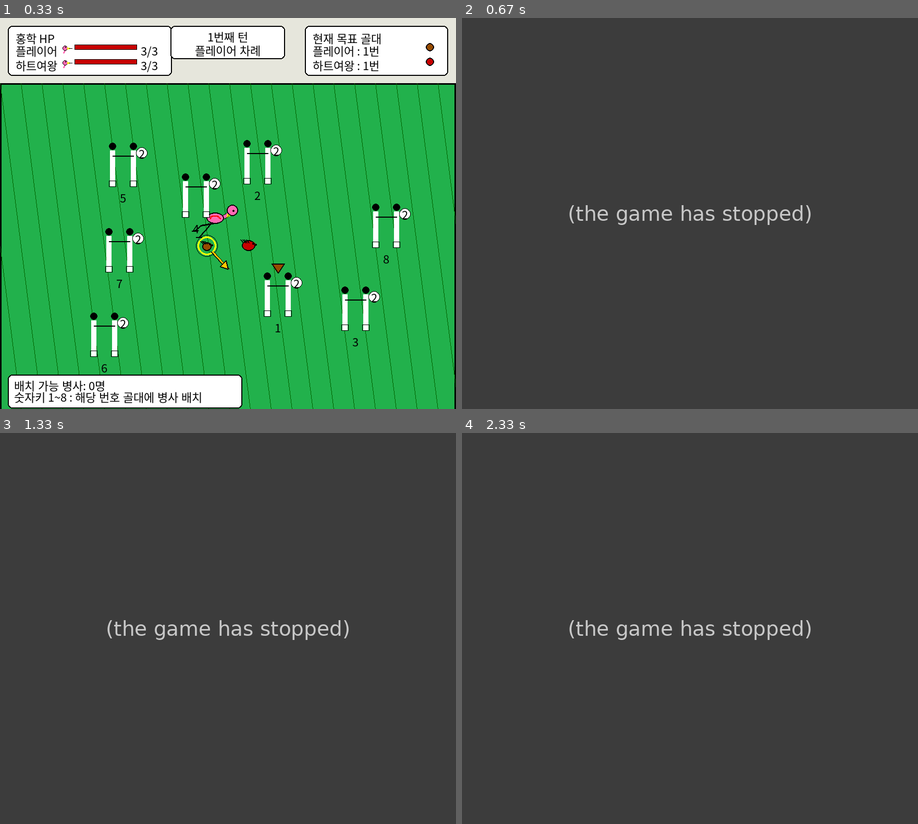
Above: before the commit, frames 1-4 (two rows, left to right).
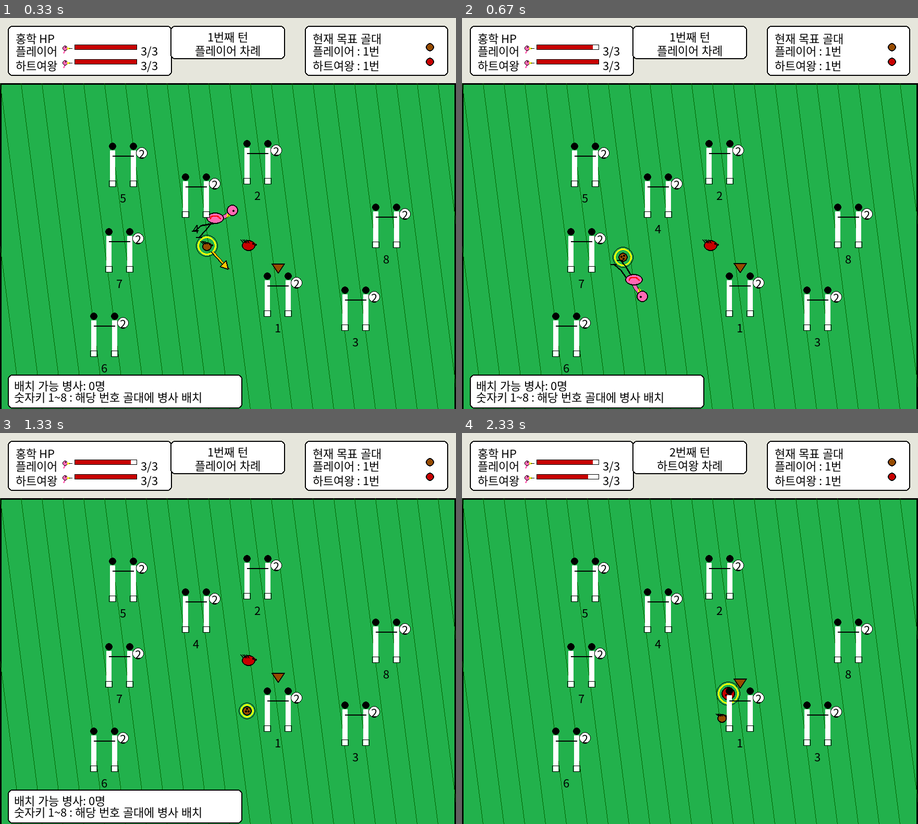
Above: after the commit, the same moments.

Repository: Is-This-Merge/NEIS
Game: pygame game, started from main.py
Two runs of this game, one before a commit and one after it. Both use one fixed random seed, a clock stepped at 60 frames per second and the inputs below.
Inputs (mouse positions are in pixels of both pictures, inside the frame that each line leads up to):
- Up to frame 1 (0.33 s): no input
- Up to frame 2 (0.67 s): click (835, 201) at 0.38 s
- Up to frame 3 (1.33 s): press the mouse at (373, 616) at 0.7 s; move the mouse to (223, 577) at 0.8 s; release the mouse at (72, 534) at 0.93 s
- Up to frame 4 (2.33 s): click "1번째 턴" at 1.55 s

Frame 1 is identical in both runs. In frame 2, 100% of the frame differs, in the area x 0-100%, y 0-100%; in frame 3, 100%; in frame 4, 100%.
Error before the commit: TypeError: Flamingo.release_charge() takes 1 positional argument but 2 were given (GamePlaye...; the game stopped at 0.43 s (later frames are placeholders)

Commit message:
flamingo

Diff:
--- a/CroquetMatch.py
+++ b/CroquetMatch.py
@@ -12,7 +12,6 @@
         self.isGameOver = False
         self.winner = None
 
-        # 화면 크기: 상단 UI 영역 + 경기장 영역
         self.field_width, self.field_height = 3500 // 4, 2500 // 4
         self.ui_height = 125
         self.width = self.field_width
--- a/Flamingo.py
+++ b/Flamingo.py
@@ -11,7 +11,7 @@
         self.match = match
 
         self.hp = 100
-        self.maxDistance = random.randint(9, 15)
+        self.maxPower = random.randint(10, 15)
         self.__stiffness = random.randint(70, 100)
 
         # 조작 관련
@@ -55,7 +55,7 @@
         hold_time = pygame.time.get_ticks() - self.mouse_down_time
         hold_ratio = min(hold_time / self.max_hold_time, 1)
 
-        power = 7 + (self.maxDistance) * hold_ratio
+        power = 8 + (self.maxPower - 8) * hold_ratio
         angle = self.charge_angle
 
         #반대쪽으로 발사
--- a/GamePlayer.py
+++ b/GamePlayer.py
@@ -47,7 +47,7 @@
 
             if event.type == pygame.MOUSEBUTTONUP and event.button == 1:
                 if flamingo.charging:
-                    strength = flamingo.release_charge(self.ball)
+                    strength = flamingo.release_charge()
 
                     if strength is not None:
                         flamingo.hit(self.ball, strength)
--- a/Queen.py
+++ b/Queen.py
@@ -51,7 +51,7 @@
         if length == 0:
             return True
 
-        power = random.uniform(8, 14)
+        power = random.uniform(8, flamingo.maxPower)
         velocity = (dx / length * power, dy / length * power)
 
         angle_to_goal = math.atan2(dy, dx)
